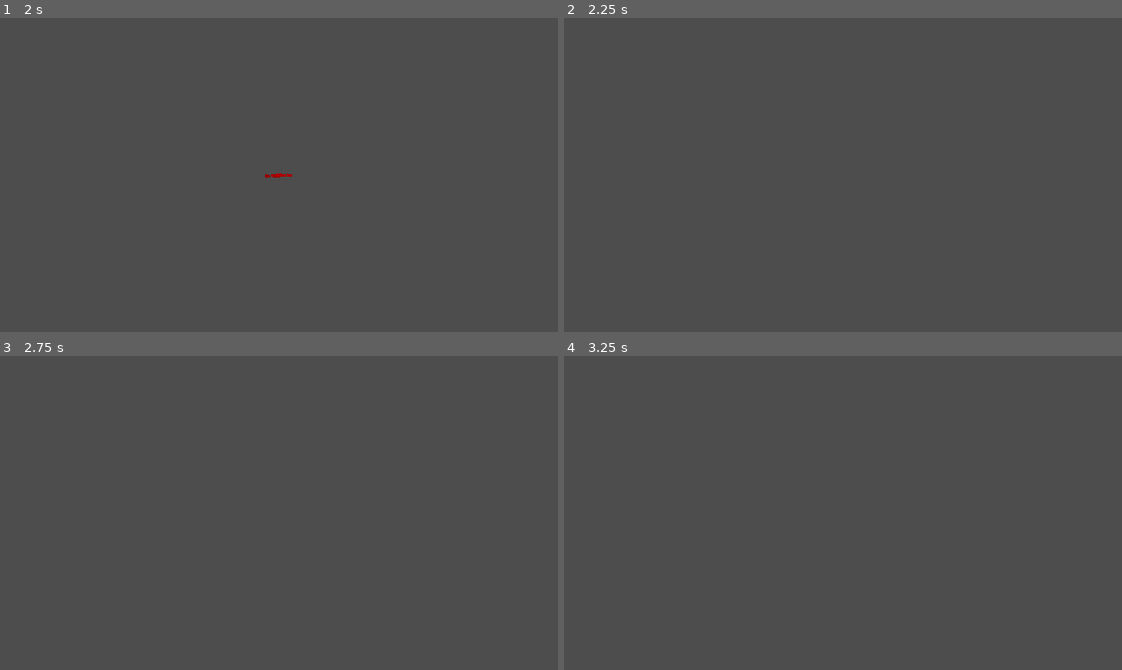
Above: before the commit, frames 1-4 (two rows, left to right).
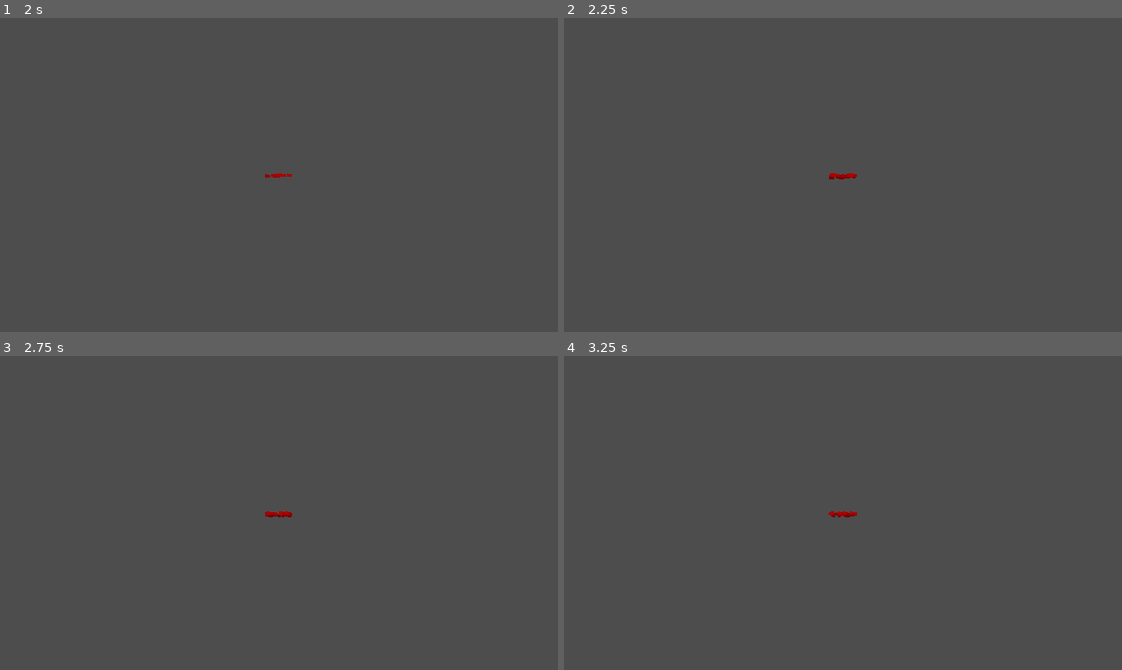
Above: after the commit, the same moments.

Repository: zzzcta/BloodRunner
Game: Godot game, scene res://Mapas/test.tscn
Two runs of this game, one before a commit and one after it. Both use one fixed random seed, a clock stepped at 60 frames per second and the inputs below. The project has no main scene, so this scene is started directly.
Inputs (mouse positions are in pixels of both pictures, inside the frame that each line leads up to):
- Up to frame 1 (2 s): tap Enter at 0.5 s; move the mouse to (401, 159) at 0.52 s; hold D (move_right) from 0.53 s (still down); click (401, 159) at 0.6 s; tap Space (jump) at 0.77, 1.07, 1.25, 1.52, 1.82 s; right-click (401, 159) at 0.8 s; move the mouse to (167, 190) at 1.27 s; right-click (167, 190) at 1.35 s; tap Q (transform) at 1.55 s
- Up to frame 2 (2.25 s): tap Enter at 2 s; move the mouse to (898, 105) at 2.02 s; release D (move_right) at 2.03 s; hold A (move_left) from 2.03 s (still down); tap Q (transform) at 2.1 s
- Up to frame 3 (2.75 s): keep holding A (move_left); tap Space (jump) at 2.3 s
- Up to frame 4 (3.25 s): move the mouse to (815, 575) at 2.77 s; release A (move_left) at 2.78 s; hold D (move_right) from 2.78 s (still down); tap Space (jump) at 2.85, 3.02 s; click (815, 575) at 3.05 s

Frame 1 is identical in both runs. In frame 2, less than 0.1% of the frame differs, in the area x 47-53%, y 49-52%; in frame 3, less than 0.1%; in frame 4, less than 0.1%.
Error before the commit: Trying to assign value of type 'Nil' to a variable of type 'float'. (res://_Scripts/player/move_state.gd:15)

Commit message:
Update player.gd

Diff:
--- a/_Scripts/player/player.gd
+++ b/_Scripts/player/player.gd
@@ -20,11 +20,16 @@
 @onready var sprite: Sprite2D = $Sprite2D
 @onready var state_machine: StateMachine = $StateMachine
 @onready var blood: GPUParticles2D = $GPUParticles2D
+@onready var collision_shape: CollisionShape2D = $CollisionShape2D
+@onready var spawn_attack
+
 
 
 # Estado del actor
 var can_base_attack: bool = true  ## Indica si el actor puede atacar
 var can_range_attack: bool = true  ## Indica si el actor puede atacar
+var is_base_attacking: bool
+var is_range_attacking: bool
 var on_air: bool ## Indica si el actor esta en el aire
 var is_transformed: bool = false  ## Indica si el actor esta transformado
 var can_transform: bool ## Indica si el actor se puede transformar
@@ -32,21 +37,39 @@
 
 func _ready() -> void:
 	blood.visible = false
+	collision_shape.scale = Vector2(1, 1)
+	collision_shape.rotation_degrees = 0
 	state_machine.state_changed.connect(_on_state_changed) # Para monitoreo
 
+func _process(delta: float) -> void:
+	pass
 
 # Imprimira por la terminal el new_state en el cual se encuentra el actor
 func _on_state_changed(new_state: String) -> void:
 	print("Jugador cambió al estado: " + new_state)
-
 
 # Aplicar la gravedad al actor
 func apply_gravity(delta: float) -> void:
 	velocity.y += gravity * delta
 
 # Aplica el movimiento al actor
-func move() -> void:
-	move_and_slide()
+func move() -> float:
+
+	var move_direction: float = Input.get_axis("move_left", "move_right")
+
+	if move_direction != 0:
+		# Ajustamos la velocidad horizontal basada en la direccion
+		velocity.x = move_direction * speed
+		# Giramos el sprite segun la direccion
+		flip_sprite(move_direction < 0)
+	else:
+		# Si no hay input de movimiento, desaceleramos hasta detenernos
+		velocity.x = move_toward(velocity.x, 0, speed)
+
+	return move_direction
+
+func jump() -> void:
+	velocity.y -= jump_force
 
 func play_animation(animation_name: String) -> void:
 	# Ejecuta la animacion si existe en el animation_player
